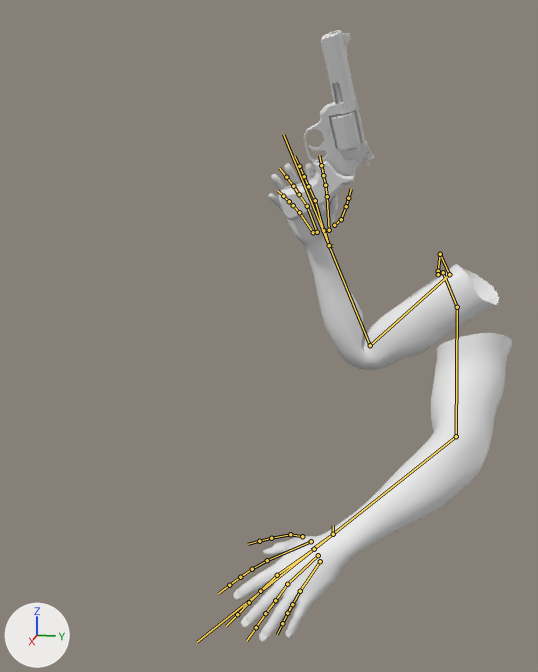
What one commit did to the FBX model LuRoulette_URP/Assets/Models/Fps/fps_hand.fbx.
The view is the same before and after, from a 50 mm camera at (1.033, -0.061, 1.095) aimed at (0.108, -0.246, 0.864). The lights are fixed; the arrows at lower left show +X, +Y and +Z. Both versions are drawn at frame 430 of the action 'CINEMA_4D_Main'; the numbers are the values there. The bones that bend it are drawn over the model as lines.
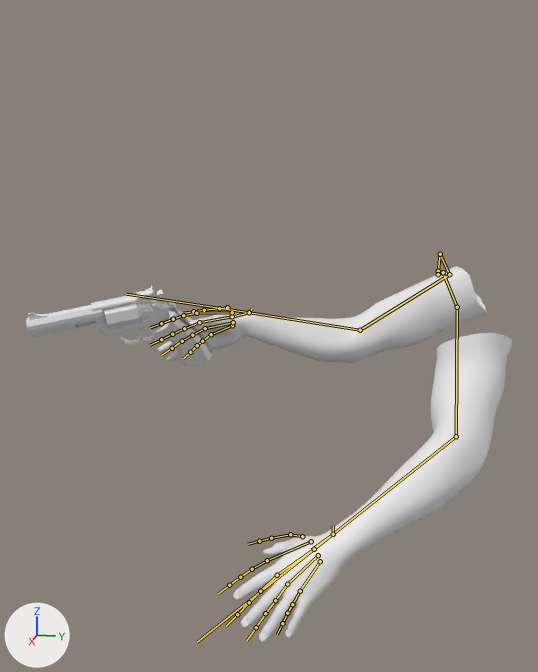
ob_skinnedmeshes is not drawn itself; it is the parent of ob_sketchfab_model.
ob_pistol is not drawn itself; it is the parent of ob_skinnedmeshes, ob_materials.

Pixel boxes (x1, y1, x2, y2) of what changed, in the pictures (538 x 672 px):
'fpsHand', posed (27% wider, 22% shorter)
    before: (234, 163, 512, 642)
    after: (158, 267, 512, 642)
'Object_0', posed (127% wider, 65% shorter)
    before: (285, 30, 366, 189)
    after: (26, 294, 211, 349)
'Object_7', posed (27% narrower)
    before: (278, 159, 361, 220)
    after: (152, 303, 212, 366)
'Object_5', posed (48% wider, 42% shorter)
    before: (308, 82, 370, 171)
    after: (76, 290, 168, 341)
'Object_1', posed (288% wider, 73% shorter)
    before: (342, 33, 374, 160)
    after: (28, 286, 155, 320)
'Object_6', posed
    before: (326, 128, 372, 164)
    after: (120, 289, 158, 331)
'Object_2', posed (not visible afterwards)
    before: (333, 114, 349, 118)
bone 'upper_arm_R', root to tip
    before: (449, 274) to (370, 345)
    after: (449, 274) to (360, 330)
bone 'forearm_R', root to tip
    before: (370, 345) to (329, 245)
    after: (360, 330) to (249, 312)
bone 'hand_R', root to tip
    before: (329, 245) to (324, 228)
    after: (249, 312) to (230, 317)

The edits, one by one:
Bone 'upper_arm_R' (bone_upper_arm_r) turns from (44, -20, 35) to (57, -31, 42) degrees about its own x, y and z.
Bone 'forearm_R' (bone_forearm_r) turns from (64, 0, 0) to (-6, 0, 0) degrees about its own x, y and z.
Bone 'hand_R' (bone_hand_r) turns from (-4, -5, -1) to (-23, -12, 34) degrees about its own x, y and z.
